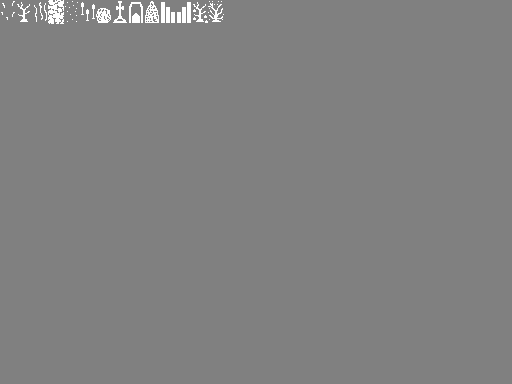
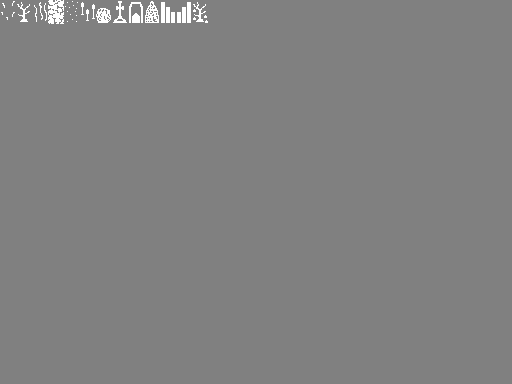
The second w=512, h=384 image is a revision of the first. Changes to its layers:
painted on "Background" over [208, 1, 224, 22]
